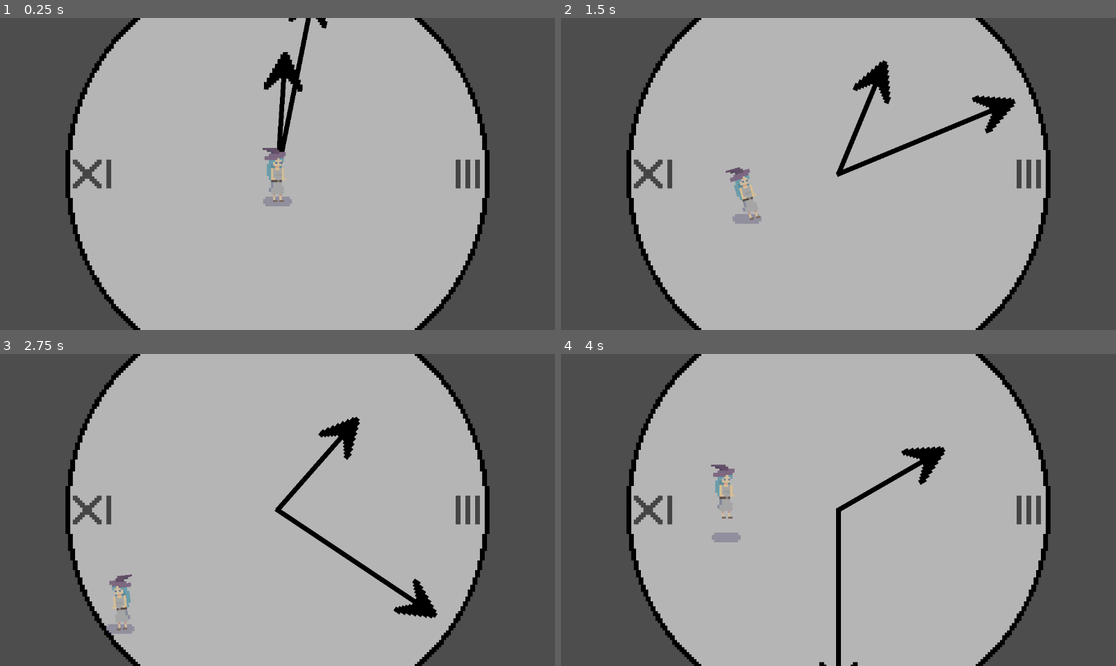
Above: before the commit, frames 1-4 (two rows, left to right).
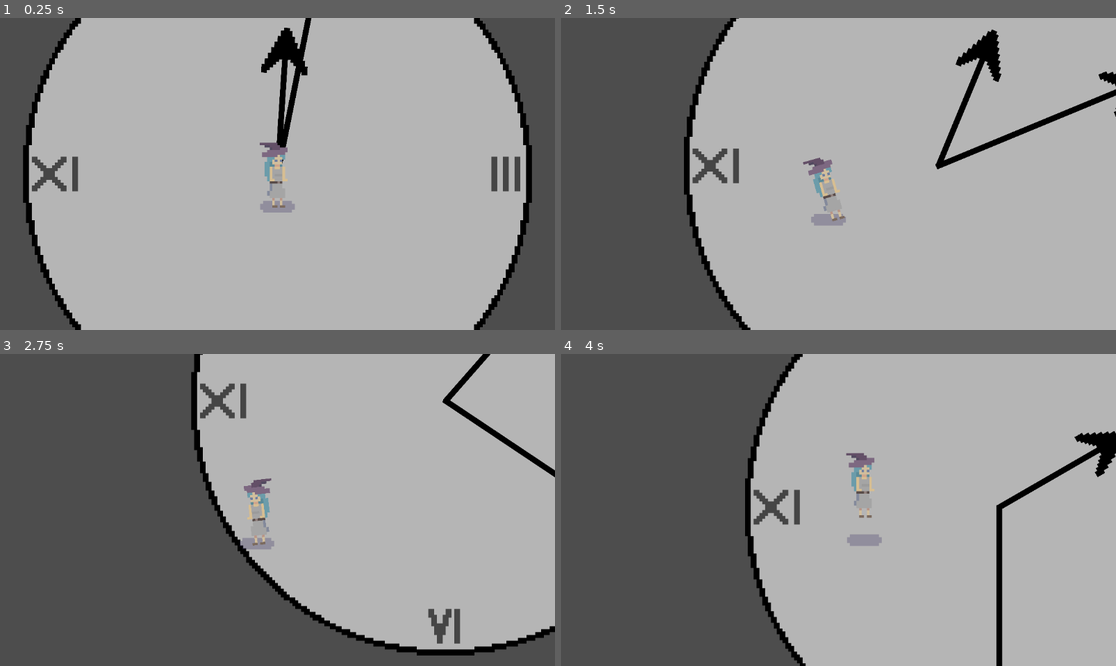
Above: after the commit, the same moments.

Repository: arrowira/miniJam189
Game: Godot game, scene res://main.tscn
The game is run twice, just before and just after one commit, with the same random seed, the same clock (stepped at 60 frames per second) and the same inputs.
Inputs:
- Up to frame 1 (0.25 s): no input
- Up to frame 2 (1.5 s): hold A (right) 0.53-1.28 s; tap Space (jump) at 0.77 s; hold S (down) from 1.28 s (still down)
- Up to frame 3 (2.75 s): tap Space (jump) at 1.52 s; release S (down) at 2.03 s; hold A (right) from 2.03 s (still down)
- Up to frame 4 (4 s): release A (right) at 2.78 s; hold W (up) 2.78-3.53 s; tap Space (jump) at 3.02, 3.77 s; hold D (left) from 3.53 s (still down)

The runs differ from the first frame. In frame 1, 20% of the frame differs, in the area x 4-96%, y 0-100%; in frame 2, 32%; in frame 3, 48%, in the area x 11-100%, y 0-100%; in frame 4, 41%.

Commit message:
SomeSprites

Diff:
--- a/minijam189/main.tscn
+++ b/minijam189/main.tscn
@@ -1,13 +1,10 @@
-[gd_scene load_steps=3 format=3 uid="uid://c2kioto6ko64t"]
+[gd_scene load_steps=3 format=3 uid="uid://da84iljfblkf7"]
 
-[ext_resource type="PackedScene" uid="uid://budb0yq8634uc" path="res://clock.tscn" id="1_cu0o8"]
-[ext_resource type="PackedScene" uid="uid://bj14p0oiemypa" path="res://player.tscn" id="2_fvhht"]
+[ext_resource type="PackedScene" uid="uid://dh5gwa1vkhg2n" path="res://clock.tscn" id="1_cu0o8"]
+[ext_resource type="PackedScene" uid="uid://r10kfgnss2h0" path="res://player.tscn" id="2_fvhht"]
 
 [node name="Node2D" type="Node2D"]
 
 [node name="Node2D" parent="." instance=ExtResource("1_cu0o8")]
 
-[node name="Camera2D" type="Camera2D" parent="."]
-zoom = Vector2(0.25, 0.25)
-
 [node name="player" parent="." instance=ExtResource("2_fvhht")]
Not shown: 1 places in minijam189/clock.tscn that only renumber resources
Binary file added: minijam189/sprites/Eyeball.png
Not shown, added: minijam189/sprites/Eyeball.png.import
Binary file added: minijam189/sprites/WashingMachineHeart.png
Not shown, added: minijam189/sprites/WashingMachineHeart.png.import
